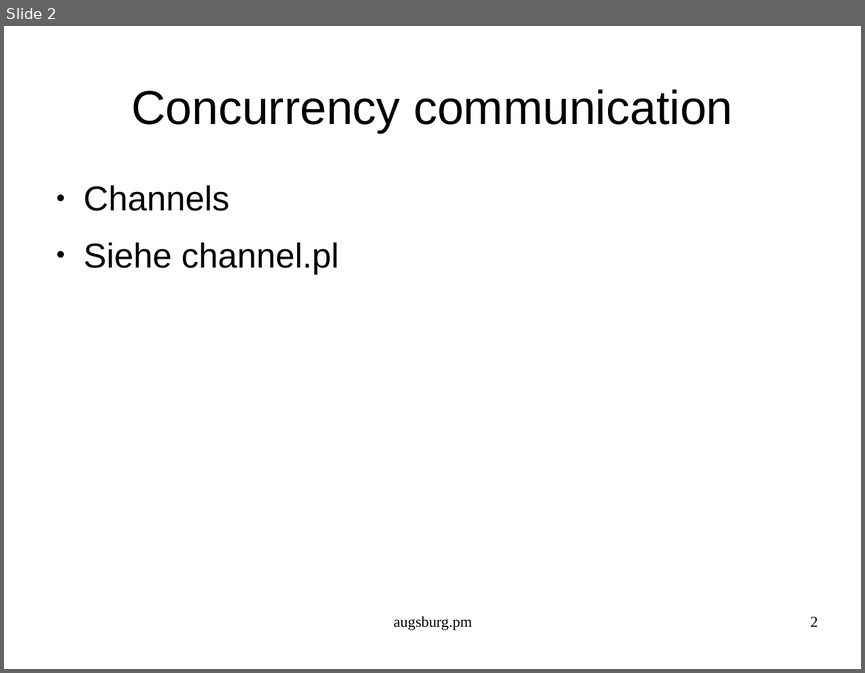
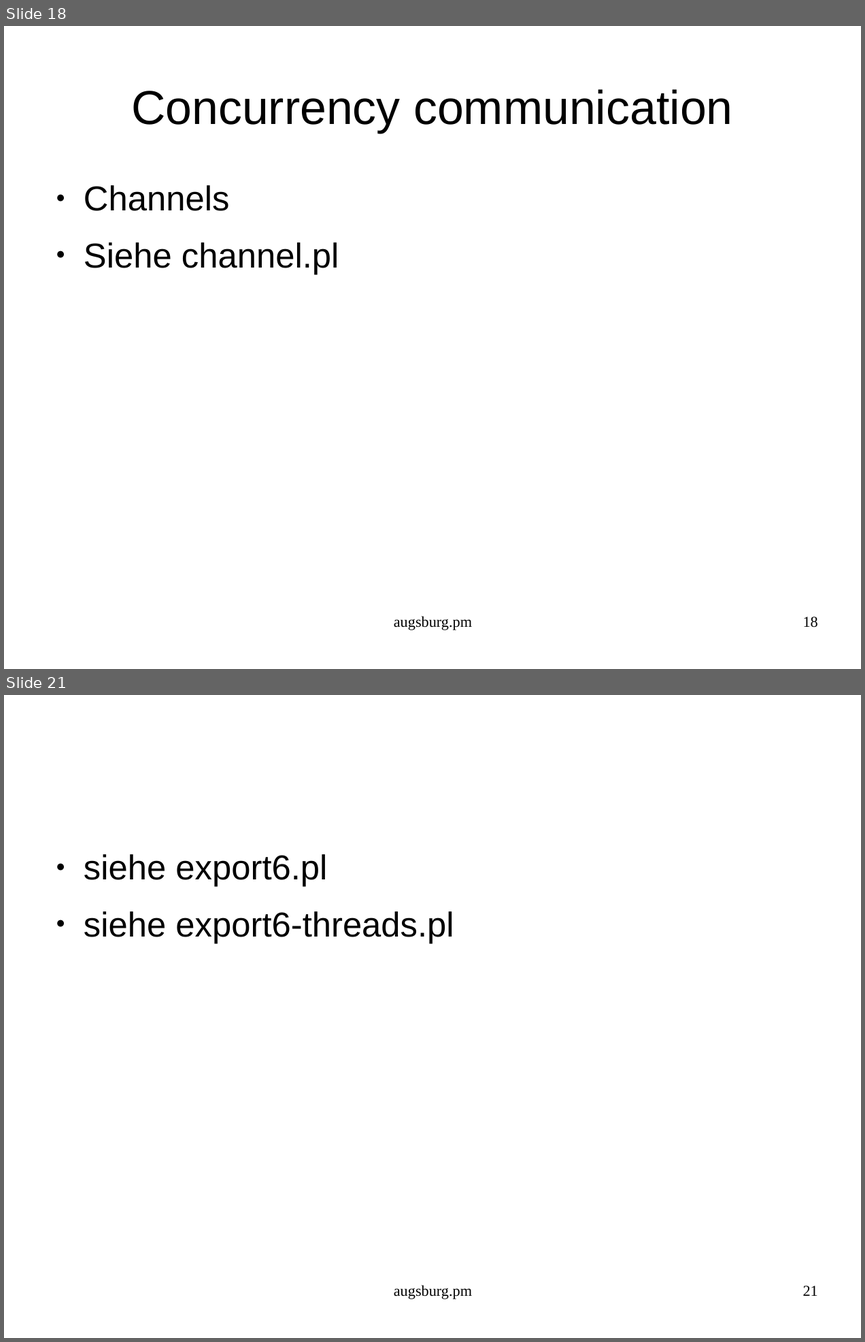
Before and after one commit to augsburgpm/augsburgpm.talk.2016.02, a slide deck: talk.odp. Shown one above the other, each under a label of ours: slide 2 before the commit, slides 18 and 21 after it; the slides between them are not shown. The pictures are 865x673 and 865x1342 pixels, drawn with LibreOffice and Linux fonts; fonts in the diff are those of the drawing. Boxes give left, top, right and bottom in pixels: in the first picture for what was removed or moved away, otherwise in the second. Text is boxed around its words. In the diff, an @@ line names an element or a change of style, - is before the commit and + after.

```diff
--- a/talk.odp
+++ b/talk.odp
@@ slide 21 added at (x1=4, y1=695, x2=861, y2=1338), background #FFFFFF @@
@@ text added at (x1=84, y1=854, x2=453, y2=943), 32 pt, text #000000 @@
+● siehe export6.pl
+● siehe export6-threads.pl
@@ text added at (x1=394, y1=1285, x2=472, y2=1299), 14 pt, text #000000 @@
+augsburg.pm
@@ page number added at (x1=803, y1=1285, x2=818, y2=1295), 14 pt, text #000000 @@
+21
@@ what was slide 2 is now slide 18 @@
@@ page number at (x1=803, y1=616, x2=818, y2=627): text changed @@
-2
+18
```
Also in this commit, not shown: 1 slide changed, 11 other slides added, 1 slide removed, 4 other files.
